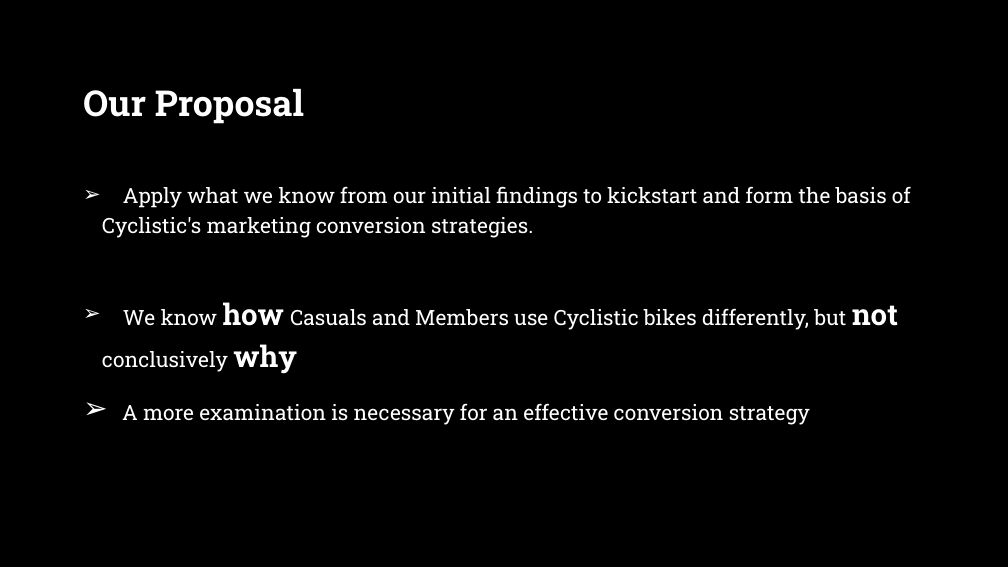
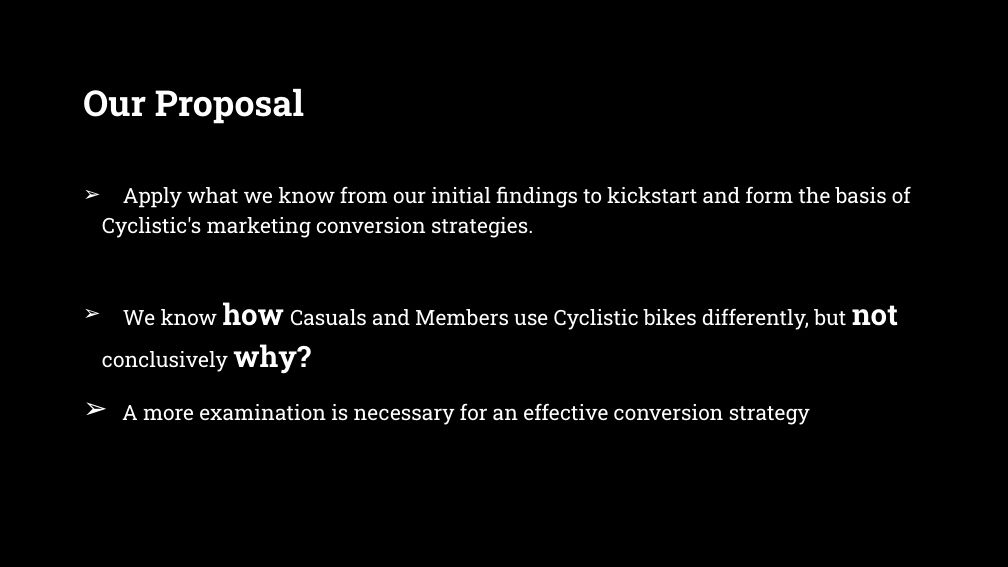
Before and after one commit to Abhijitkurade/Data-Analysis, a slide deck: slide 10 of Cyclistic_Project_Data Analysis.pptx. Drawn at 1008x567 pixels with LibreOffice and Linux fonts; fonts in the diff are those of the drawing; background and template pictures are left out. Boxes give left, top, right and bottom in pixels: in the first picture for what was removed or moved away, otherwise in the second. Text is boxed around its words. In the diff, an @@ line names an element or a change of style, - is before the commit and + after.

Commit message:
projectppt'

```diff
--- a/Cyclistic_Project_Data Analysis.pptx
+++ b/Cyclistic_Project_Data Analysis.pptx
@@ text at box(102, 302, 898, 374): text changed @@
-➢ We know how Casuals and Members use Cyclistic bikes differently, but not conclusively why
+➢ We know how Casuals and Members use Cyclistic bikes differently, but not conclusively why?
```
